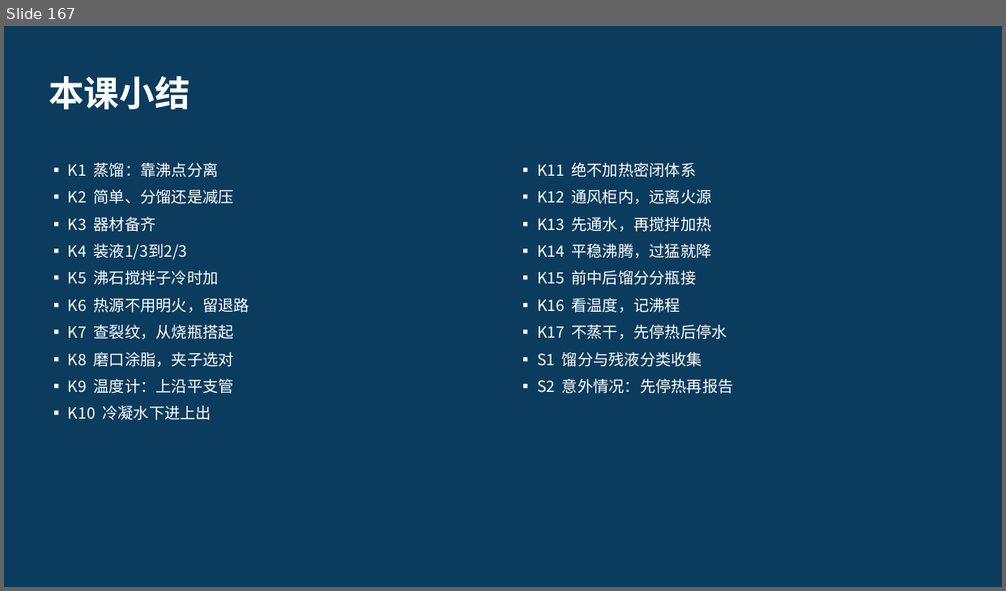
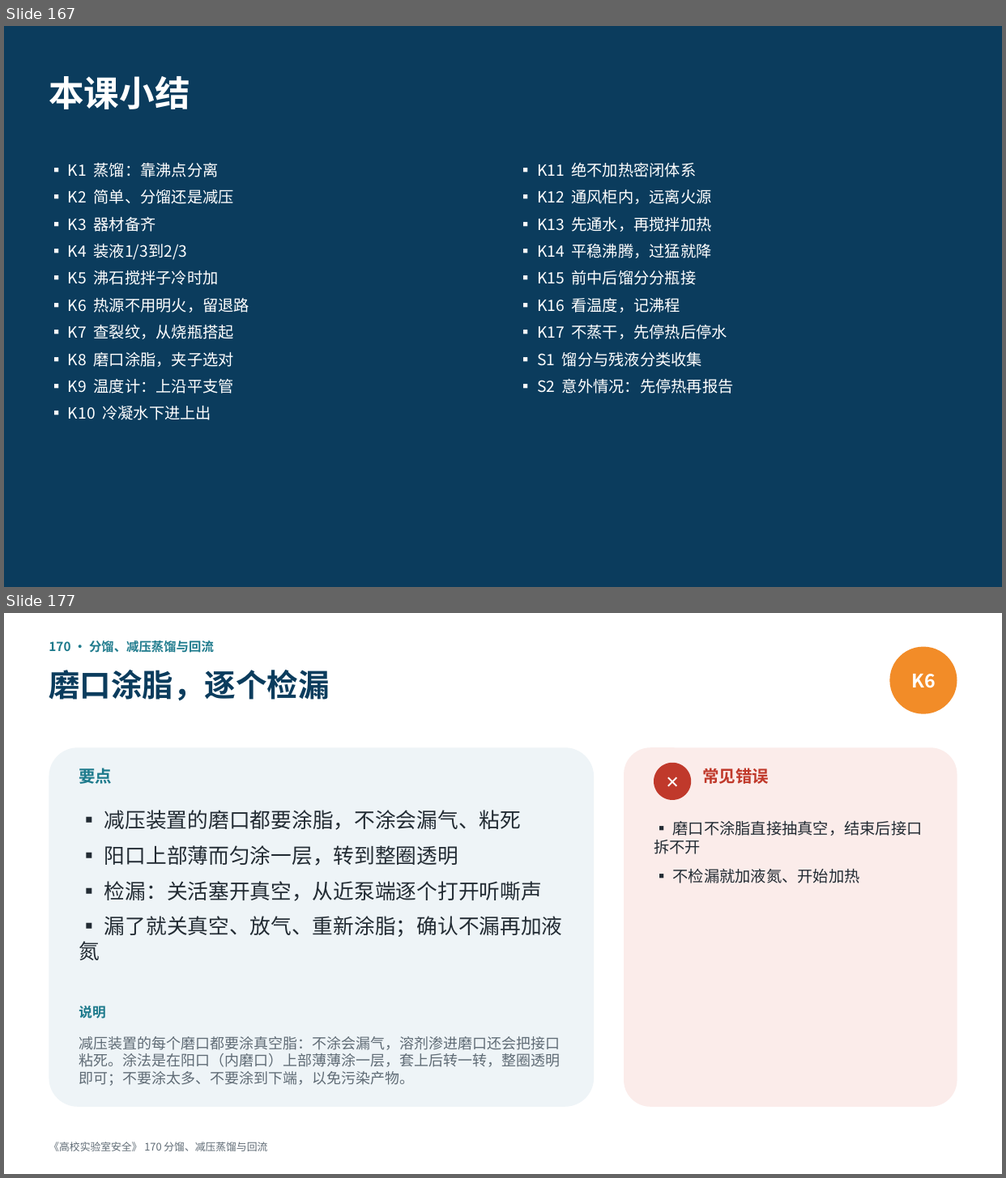
Before and after one commit to hanrongwx-max/videoyoutubo, a slide deck: course/高校实验室安全/课件/第15章_实验基本技能.pptx. Shown one above the other, each under a label of ours: slide 167 before the commit, slides 167 and 177 after it; the slides between them are not shown. The pictures are 1006x591 and 1006x1178 pixels, drawn with LibreOffice and Linux fonts; fonts in the diff are those of the drawing. Boxes give left, top, right and bottom in pixels: in the first picture for what was removed or moved away, otherwise in the second. Text is boxed around its words. In the diff, an @@ line names an element or a change of style, - is before the commit and + after.

```diff
--- a/course/高校实验室安全/课件/第15章_实验基本技能.pptx
+++ b/course/高校实验室安全/课件/第15章_实验基本技能.pptx
@@ slide 177 added at [4,613,1002,1174], background #FFFFFF @@
@@ text added at [49,641,214,653], 12 pt, text #1D7A8C, bold @@
+170 · 分馏、减压蒸馏与回流
@@ ellipse added at [889,647,957,714], fill #F28C28, 18 pt, text #FFFFFF, bold @@
+K6
@@ text added at [49,670,329,700], 30 pt, text #0B3C5D, bold @@
+磨口涂脂，逐个检漏
@@ rounded rectangle added at [49,747,594,1107], fill #EEF4F7 @@
@@ rounded rectangle added at [624,747,957,1107], fill #FBECEA @@
@@ text added at [79,768,112,784], 16 pt, text #1D7A8C, bold @@
+要点
@@ ellipse added at [654,763,691,800], fill #C0392B, 16 pt, text #FFFFFF, bold @@
+✕
@@ text added at [702,768,769,784], 16 pt, text #C0392B, bold @@
+常见错误
@@ text added at [79,810,563,960], 20 pt, text #222B33 @@
+▪ 减压装置的磨口都要涂脂，不涂会漏气、粘死
+▪ 阳口上部薄而匀涂一层，转到整圈透明
+▪ 检漏：关活塞开真空，从近泵端逐个打开听嘶声
+▪ 漏了就关真空、放气、重新涂脂；确认不漏再加液氮
@@ text added at [654,821,923,884], 15 pt, text #222B33 @@
+▪ 磨口不涂脂直接抽真空，结束后接口拆不开
+▪ 不检漏就加液氮、开始加热
@@ text added at [79,1006,105,1019], 13 pt, text #1D7A8C, bold @@
+说明
@@ text added at [79,1037,560,1086], 14 pt, text #5F6B75 @@
+减压装置的每个磨口都要涂真空脂：不涂会漏气，溶剂渗进磨口还会把接口粘死。涂法是在阳口（内磨口）上部薄薄涂一层，套上后转一转，整圈透明即可；不要涂太多、不要涂到下端，以免污染产物。
@@ text added at [49,1142,267,1152], 10 pt, text #5F6B75 @@
+《高校实验室安全》 170 分馏、减压蒸馏与回流
```
Also in this commit, not shown: 34 other slides added, 2 other files.
